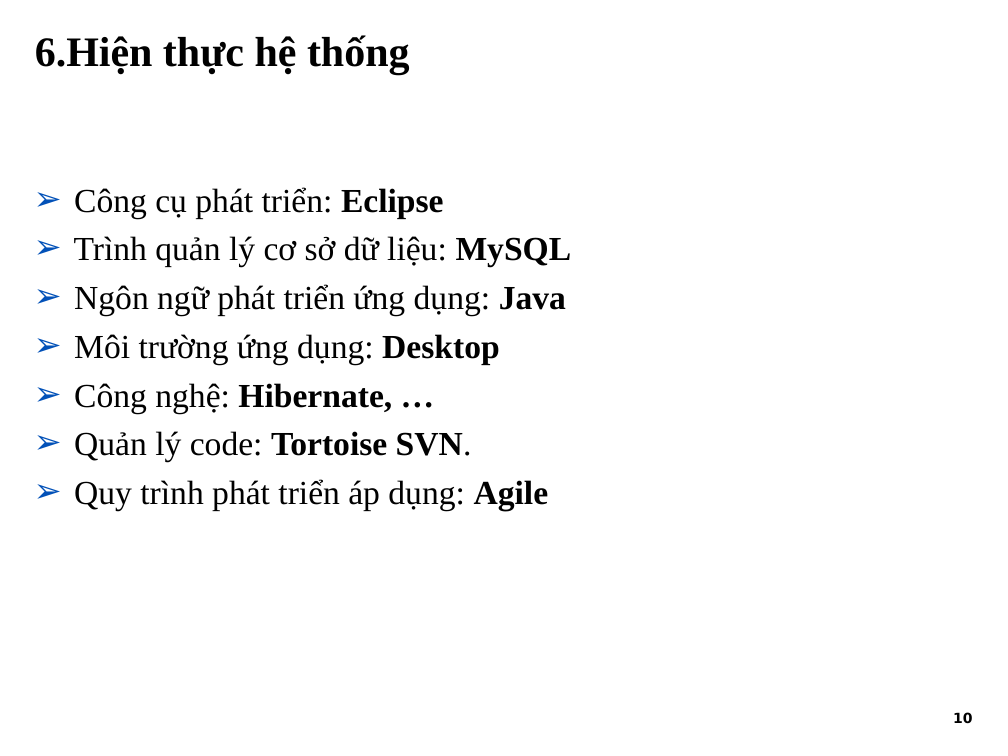
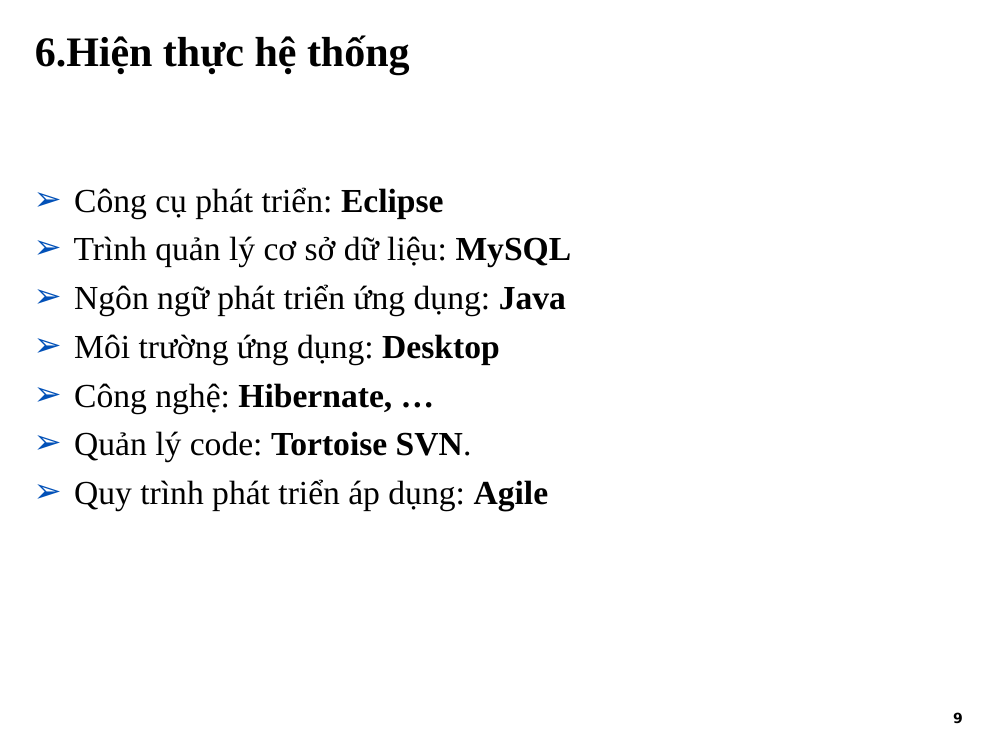
Before and after one commit to tiendv/detaitotnghiep, a slide deck: slide 10 of Report/Slide Baove/Final_slide.ppt (slide 11 before the commit). Drawn at 1008x756 pixels with LibreOffice and Linux fonts; fonts in the diff are those of the drawing; background and template pictures are left out. Boxes give left, top, right and bottom in pixels: in the first picture for what was removed or moved away, otherwise in the second. Text is boxed around its words. In the diff, an @@ line names an element or a change of style, - is before the commit and + after.

```diff
--- a/Report/Slide Baove/Final_slide.ppt
+++ b/Report/Slide Baove/Final_slide.ppt
@@ text at bbox=[953, 712, 963, 723]: text changed @@
-10
+9
```
Also in this commit, not shown: 14 other slides changed, 1 slide removed.
